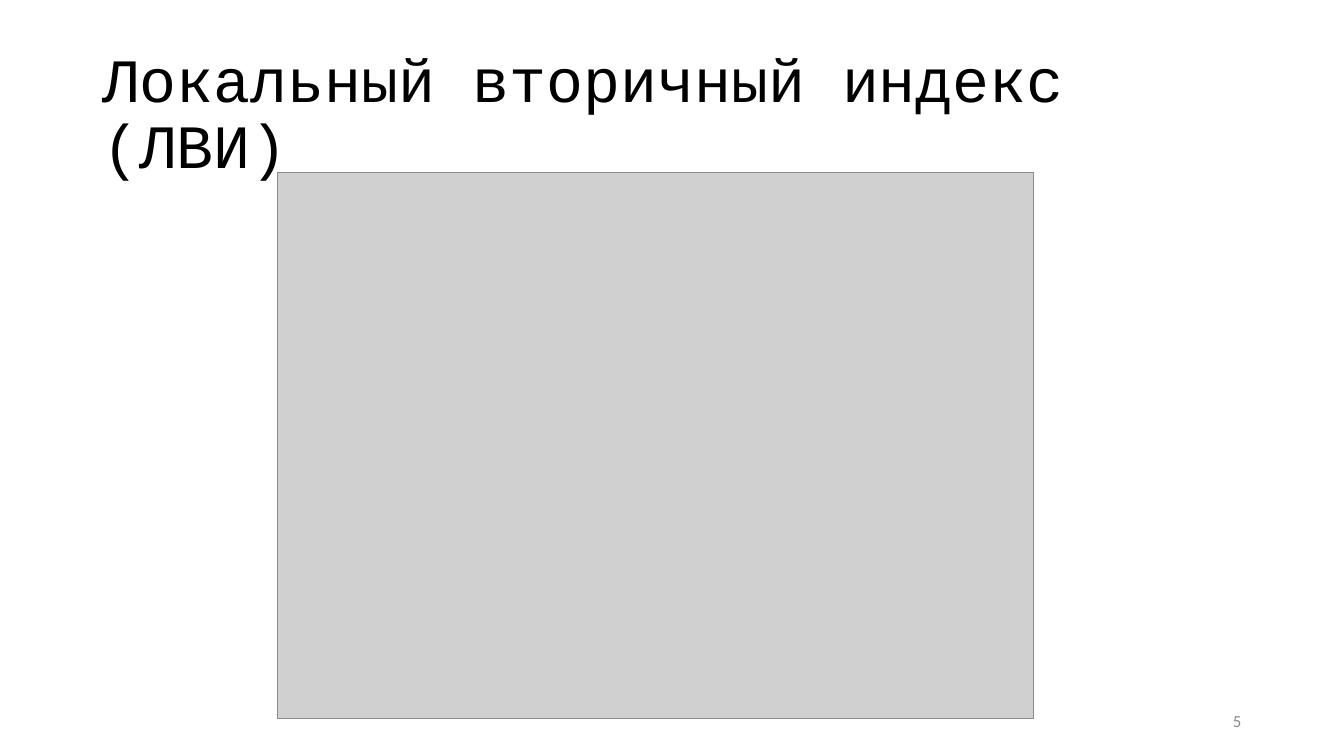
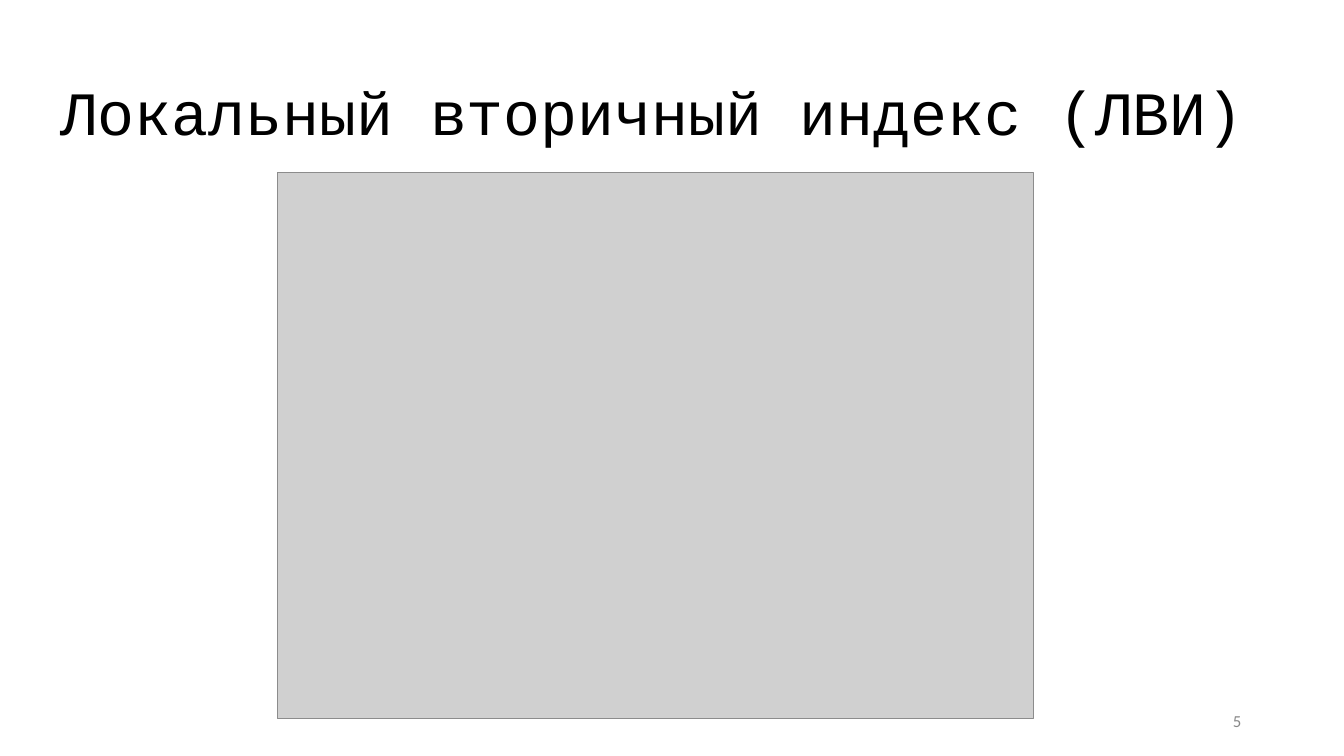
Before and after one commit to vitosotdihaet/pind, a slide deck: slide 5 of diploma/presentation.odp. Drawn at 1344x756 pixels with LibreOffice and Linux fonts; fonts in the diff are those of the drawing; grey boxes stand for pictures. Boxes give left, top, right and bottom in pixels: in the first picture for what was removed or moved away, otherwise in the second. Text is boxed around its words. In the diff, an @@ line names an element or a change of style, - is before the commit and + after.

```diff
--- a/diploma/presentation.odp
+++ b/diploma/presentation.odp
@@ title "Локальный вторичный индекс (ЛВИ)" rewrapped from [103,58,1064,185] to [60,91,1243,148] @@
```
Also in this commit, not shown: 5 other slides changed, 6 other files.
